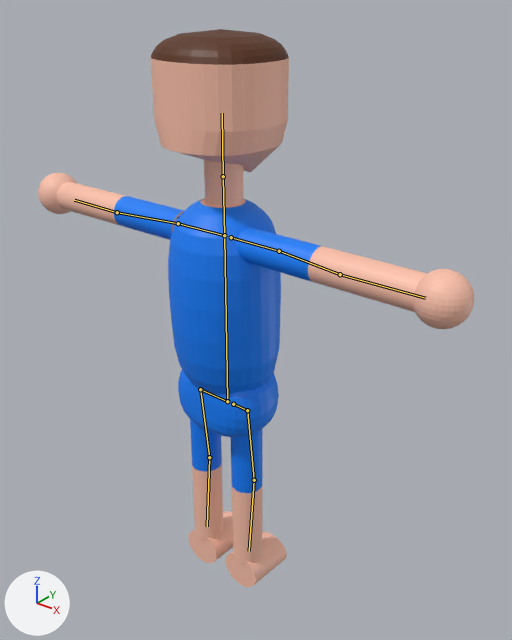
One commit to the glTF model public/models/player.glb: the scene before it, then after it.
Both versions are drawn from a 50 mm lens placed at (7.82, -9.05, 11.79), pointed at (0.42, 0.19, 6.06). Arrows for +X, +Y and +Z are at lower left; the lights stay in place. The bones that bend it are drawn over the model as lines.
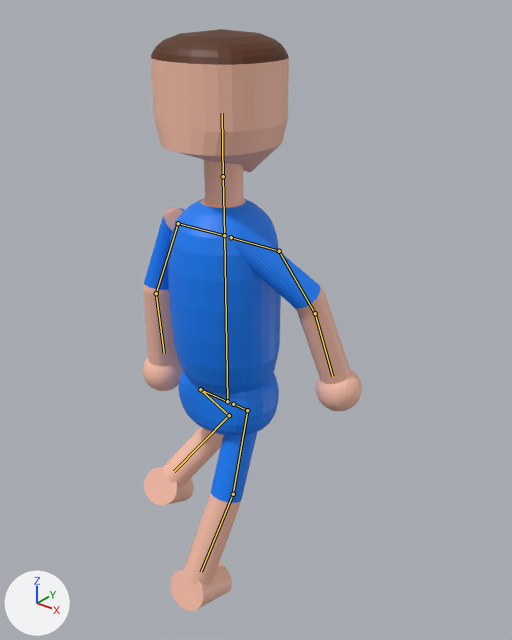
The newer file adds an action. The first version stands in its rest pose; the second is drawn at frame 15 of the action 'runing'.

What differs and where, as boxes (x1, y1, x2, y2) in the pictures (512 x 640 px):
'Sphere', posed (50% narrower)
    before: (38, 29, 474, 587)
    after: (143, 29, 362, 611)
bone 'bicep.r', root to tip
    before: (178, 223) to (117, 212)
    after: (178, 223) to (156, 293)
bone 'main.r', root to tip
    before: (117, 212) to (74, 200)
    after: (156, 293) to (164, 353)
bone 'bicep.l', root to tip
    before: (279, 251) to (340, 274)
    after: (279, 251) to (315, 313)
bone 'main.l', root to tip
    before: (340, 274) to (425, 298)
    after: (315, 313) to (332, 376)
bone 'cuisse.r', root to tip
    before: (200, 389) to (209, 457)
    after: (200, 389) to (229, 415)
bone 'jambe.r', root to tip
    before: (209, 457) to (207, 526)
    after: (229, 415) to (174, 471)
bone 'cuisse.l', root to tip
    before: (247, 410) to (254, 480)
    after: (247, 410) to (233, 494)
bone 'jambe.l', root to tip
    before: (254, 480) to (249, 551)
    after: (233, 494) to (201, 572)

What the commit changed:
Bone 'bicep.r' (bone_bicep_r) turns from (0, 0, 0) to (24, 27, 89) degrees about its own x, y and z.
Bone 'main.r' (bone_main_r) turns from (0, 0, 0) to (-14, 1, -5) degrees about its own x, y and z.
Bone 'bicep.l' (bone_bicep_l) turns from (0, 0, 0) to (-23, -7, -74) degrees about its own x, y and z.
Bone 'main.l' (bone_main_l) turns from (0, 0, 0) to (24, -3, -7) degrees about its own x, y and z.
Bone 'cuisse.r' (bone_cuisse_r) turns from (0, 0, 0) to (9, -5, -36) degrees about its own x, y and z.
Bone 'jambe.r' (bone_jambe_r) turns from (0, 0, 0) to (27, -5, 64) degrees about its own x, y and z.
Bone 'cuisse.l' (bone_cuisse_l) turns from (0, 0, 0) to (0, -4, -21) degrees about its own x, y and z.
Bone 'jambe.l' (bone_jambe_l) turns from (0, 0, 0) to (-8, -2, 2) degrees about its own x, y and z.
